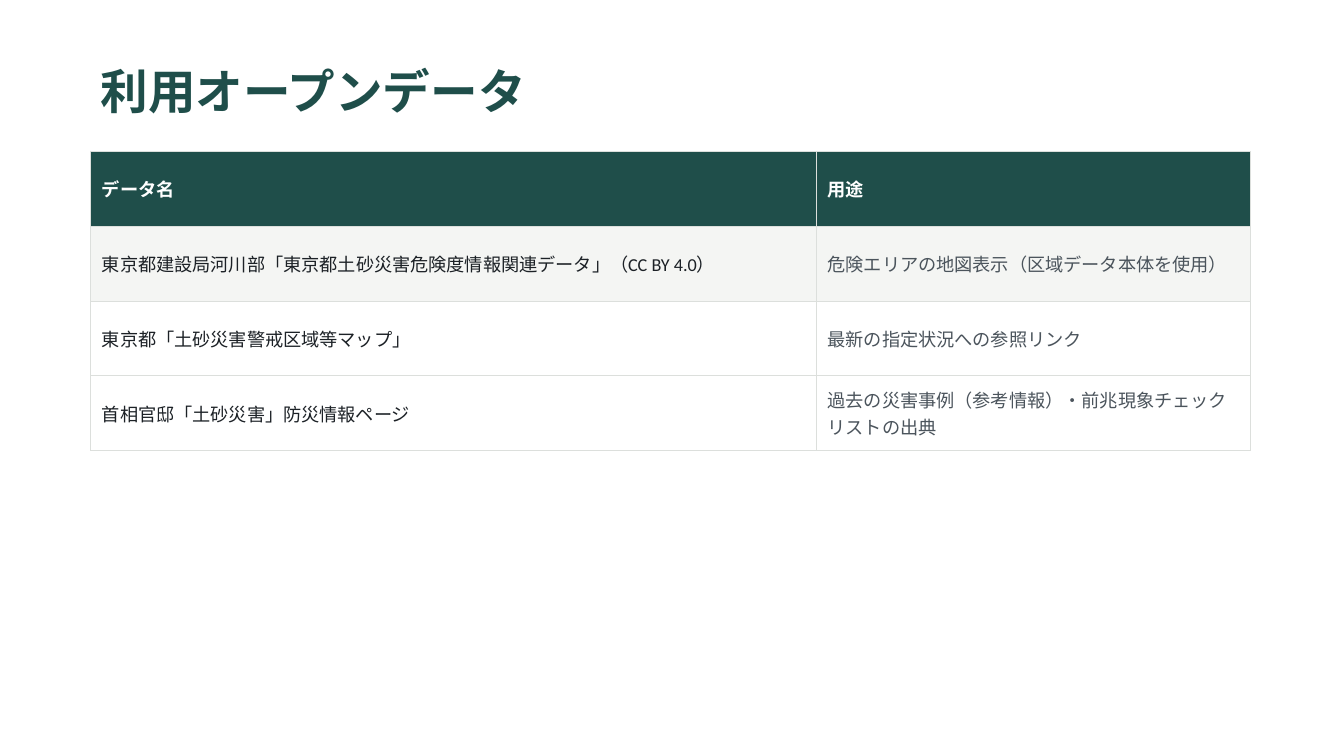
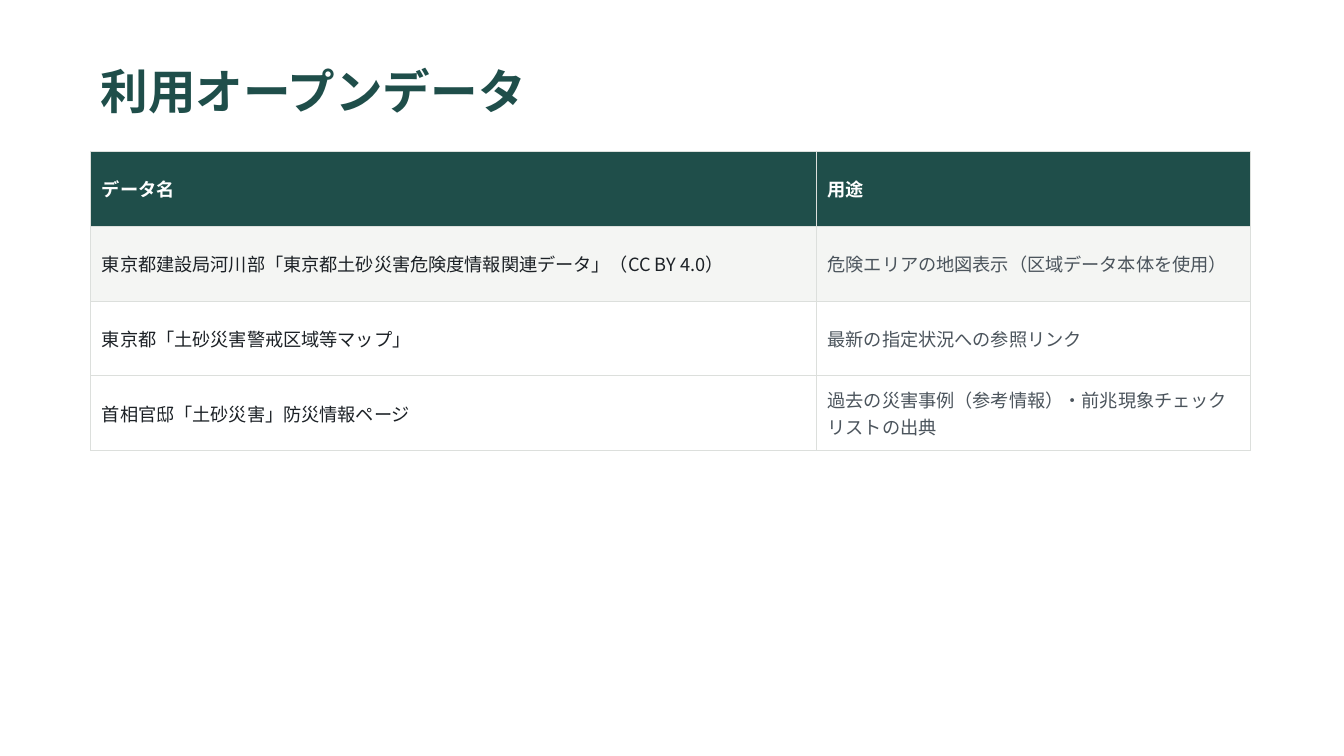
Before and after one commit to gurii-gabreh/Kizashi, a slide deck: slide 7 of kizashi-app/submission/presentation.pptx. Drawn at 1344x756 pixels with LibreOffice and Linux fonts; fonts in the diff are those of the drawing. Boxes give left, top, right and bottom in pixels: in the first picture for what was removed or moved away, otherwise in the second. Text is boxed around its words. In the diff, an @@ line names an element or a change of style, - is before the commit and + after.

```diff
--- a/kizashi-app/submission/presentation.pptx
+++ b/kizashi-app/submission/presentation.pptx
@@ table at <box>91,151,1250,676</box> @@
@@ font Calibri to Noto Sans CJK JP @@
```
Also in this commit, not shown: 7 other slides changed.
